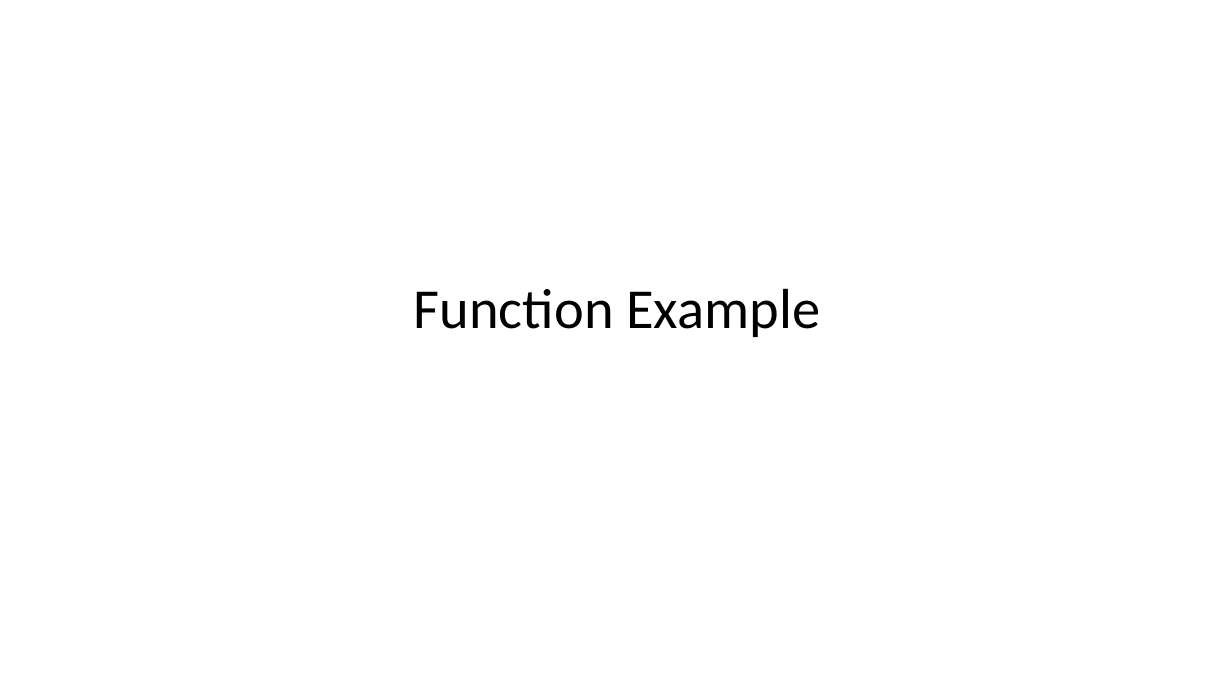
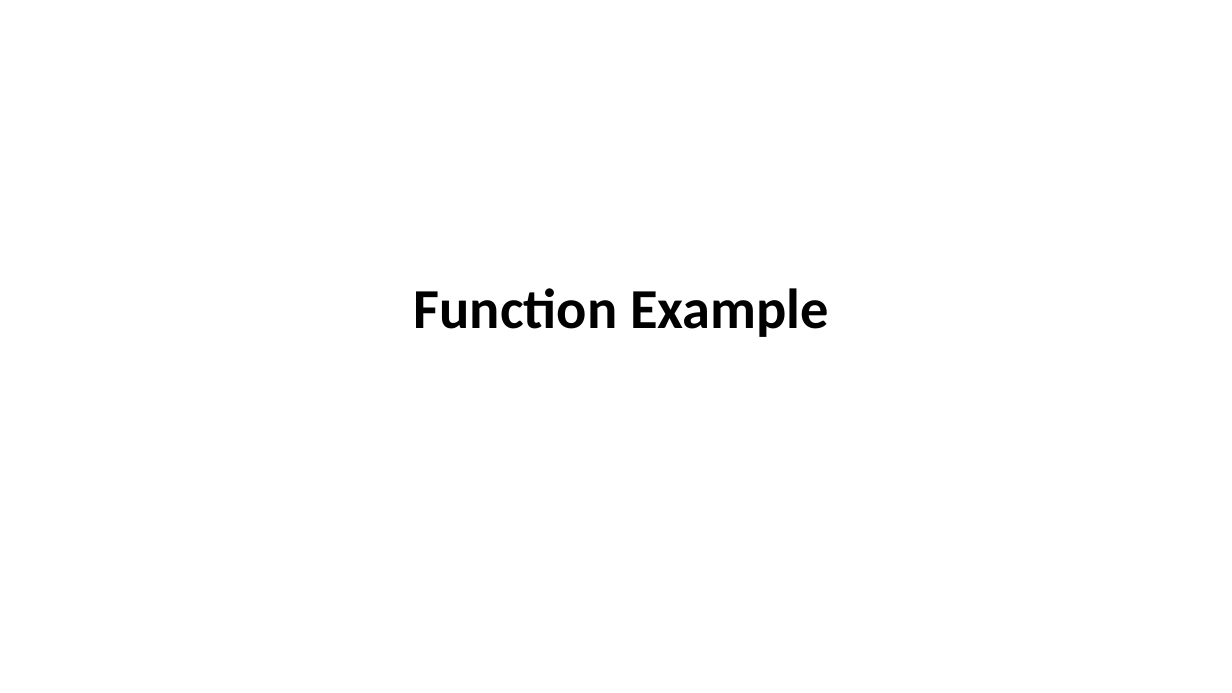
Before and after one commit to HKohin/Python-for-Upward-Bound-Program, a slide deck: slide 11 of PYTHON_10_Functions Part 1.pptx. Drawn at 1232x693 pixels with LibreOffice and Linux fonts; fonts in the diff are those of the drawing. Boxes give left, top, right and bottom in pixels: in the first picture for what was removed or moved away, otherwise in the second. Text is boxed around its words. In the diff, an @@ line names an element or a change of style, - is before the commit and + after.

```diff
--- a/PYTHON_10_Functions Part 1.pptx
+++ b/PYTHON_10_Functions Part 1.pptx
@@ title "Function Example" at <box>414,288,829,337</box>: bold on @@
```
Also in this commit, not shown: 4 other slides changed, 1 other file.
